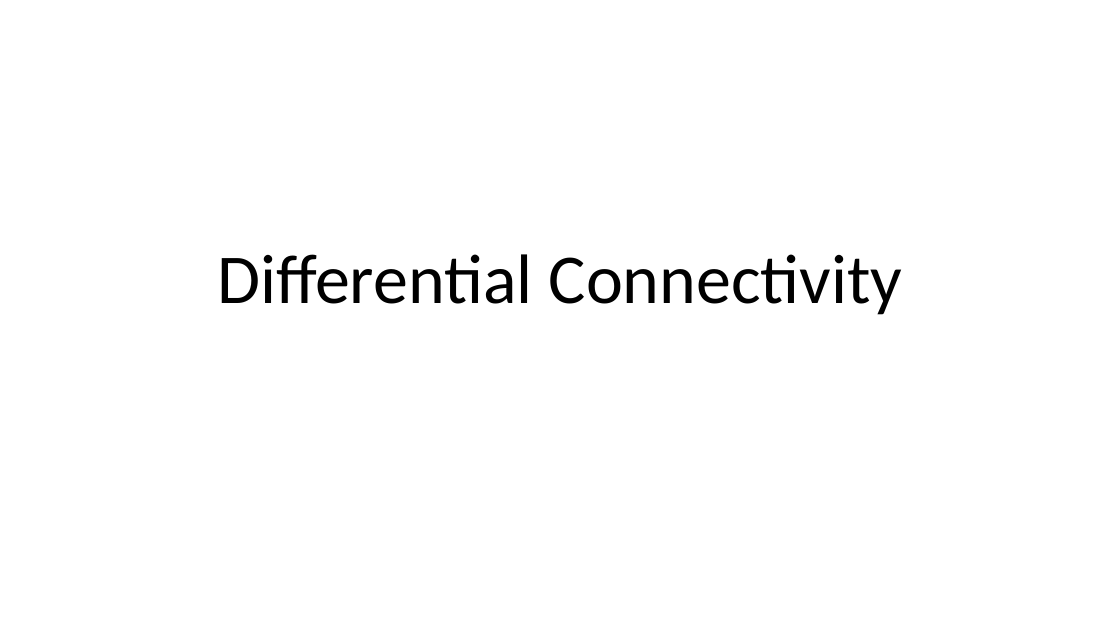
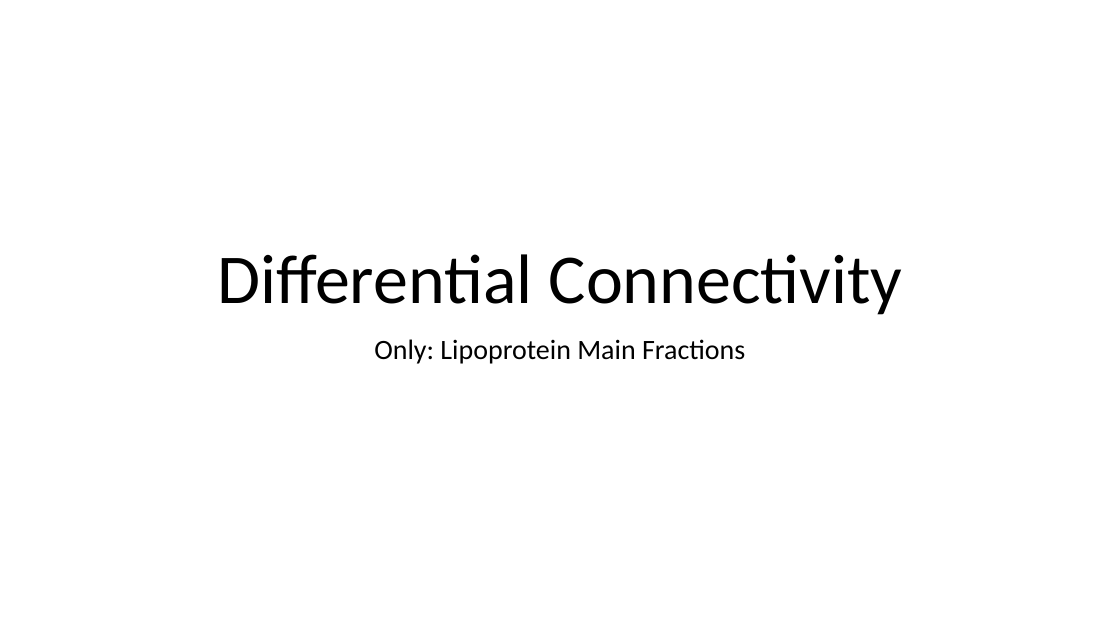
Before and after one commit to Yasmijnb/Git_Research-Practice, a slide deck: slide 14 of Results.pptx (slide 11 before the commit). Drawn at 1120x630 pixels with LibreOffice and Linux fonts; fonts in the diff are those of the drawing. Boxes give left, top, right and bottom in pixels: in the first picture for what was removed or moved away, otherwise in the second. Text is boxed around its words. In the diff, an @@ line names an element or a change of style, - is before the commit and + after.

Commit message:
PCA with only lipoprotein main fractions

```diff
--- a/Results.pptx
+++ b/Results.pptx
@@ subtitle added at <box>374,339,745,364</box>, 24 pt, text #000000 @@
+Only: Lipoprotein Main Fractions
```
Also in this commit, not shown: 2 other slides changed, 4 slides added, 1 slide removed.
